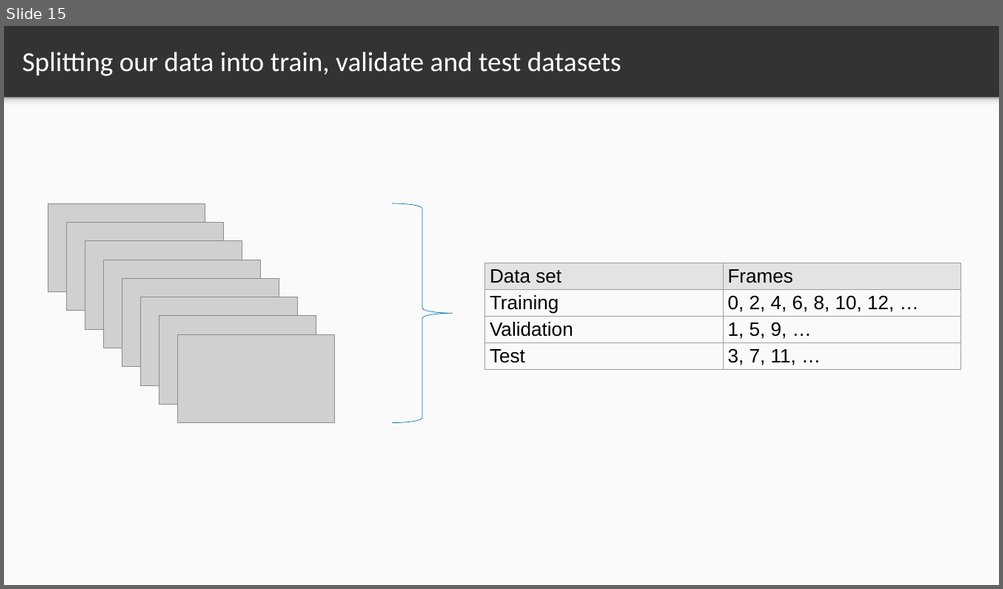
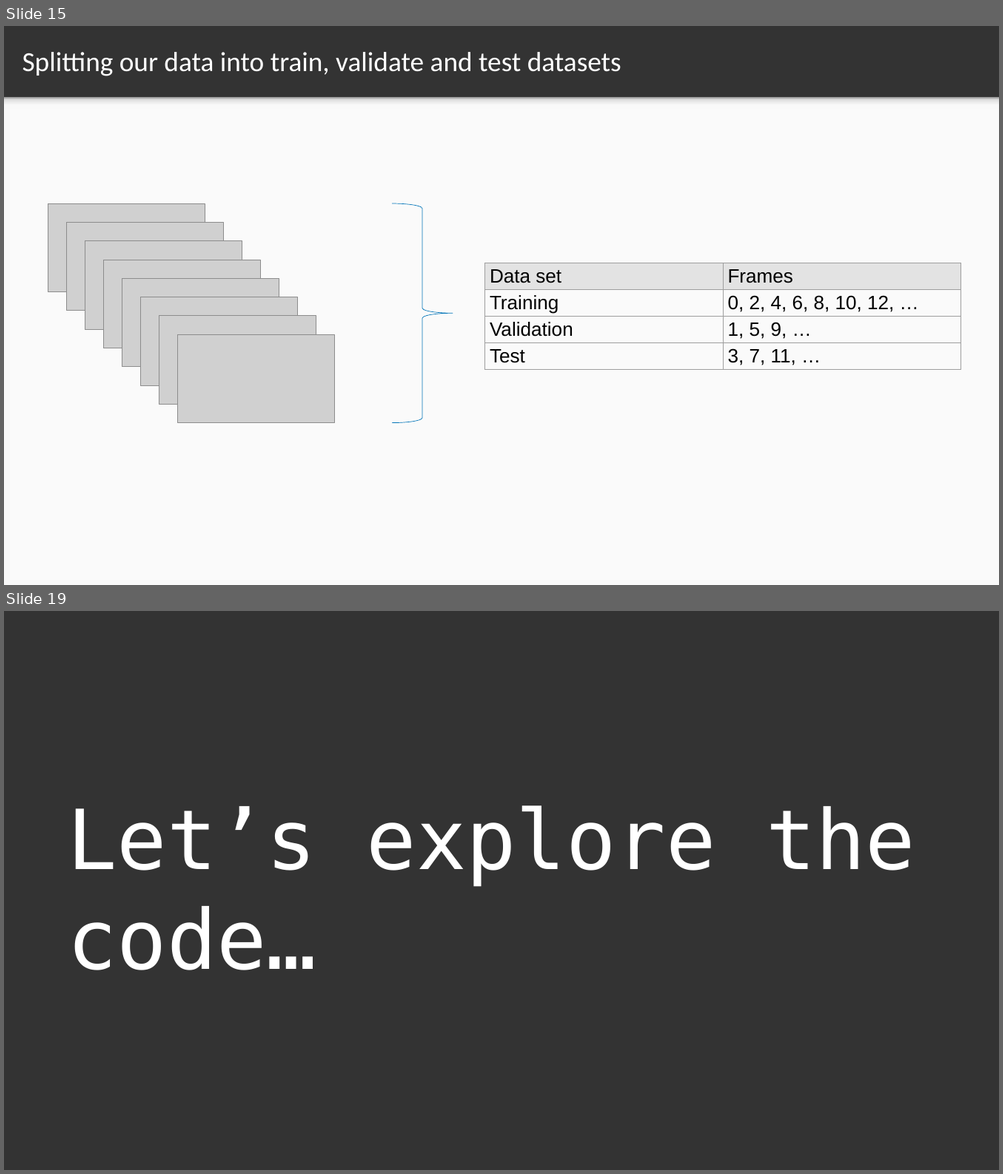
Before and after one commit to markstrefford/1.-Learning-Python-AI-by-Example, a slide deck: 4. Predicting the steering angle of a car/Slides/4.1.pptx. Shown one above the other, each under a label of ours: slide 15 before the commit, slides 15 and 19 after it; the slides between them are not shown. The pictures are 1003x589 and 1003x1174 pixels, drawn with LibreOffice and Linux fonts; fonts in the diff are those of the drawing; grey boxes stand for pictures. Boxes give left, top, right and bottom in pixels: in the first picture for what was removed or moved away, otherwise in the second. Text is boxed around its words. In the diff, an @@ line names an element or a change of style, - is before the commit and + after.

```diff
--- a/4. Predicting the steering angle of a car/Slides/4.1.pptx
+++ b/4. Predicting the steering angle of a car/Slides/4.1.pptx
@@ slide 19 added at <box>4,611,999,1170</box>, background #333333 @@
@@ title added at <box>67,806,915,971</box>, 120.1 pt, text #FFFFFF @@
+Let’s explore the code…
```
Also in this commit, not shown: 6 slides changed, 1 other slide added, 2 other files.
